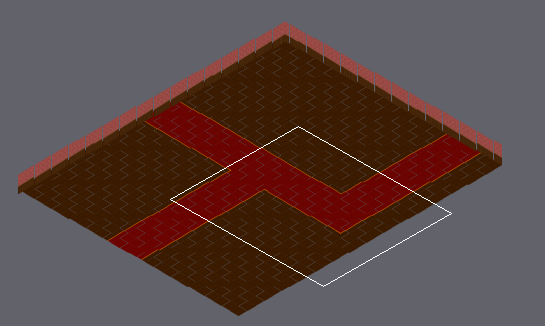
Two versions of a level (Tiled map (JSON), assets/tiledmap/Levels/level8.json). Above: a wide view before the commit, with the close-up outlined.
Close-up. Before the commit:
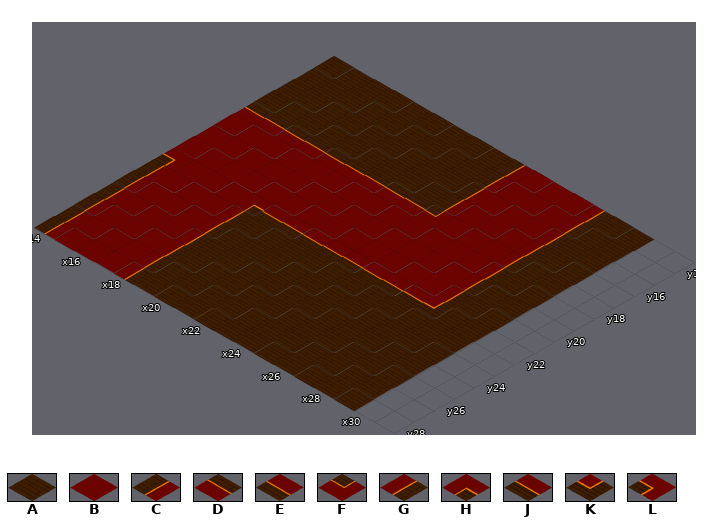
Cells are 182x104 px. Isometric: x runs down to the right, y down to the left. Shown: x 14..31, y 14..28. The commit also changed other parts of the map, which this record leaves out.
Key: from "floor": A 0, B 1, C 4, D 6, E 6 turned 180, F 7, G 8, H 9, J 10, K 11, L 13.
_ is an empty cell.
Layer "floor" before, first column x 14:
14 AAAAAAAAACBBBGAA__
15 AAAAAAAAACBBBGAA__
16 AAAAAAAAACBBBGAA__
17 AAAAAAAAACBBBGAA__
18 DDDDDDDDDFBBBGAA__
19 BBBBBBBBBBBBBGAA__
20 BBBBBBBBBBBBBGAA__
21 BBBBBBBBBBBBBGAA__
22 LBBBHEEEEEEEJKAA__
23 CBBBGAAAAAAAAAAA__
24 CBBBGAAAAAAAAAAA__
25 CBBBGAAAAAAAAAAA__
26 CBBBGAAAAAAAAAAA__
27 CBBBGAAAAAAAAAAA__
28 CBBBGAAAAAAAAAAA__
New version:
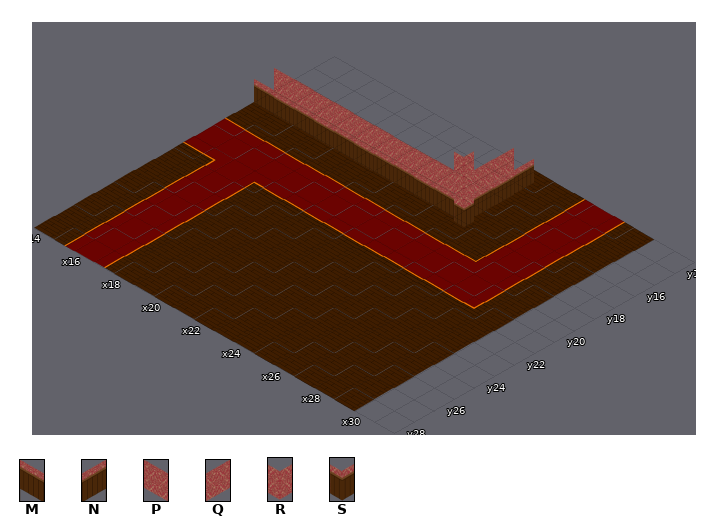
Further tiles: from "wall": M 1, N 1 flipped left-right, P 3, Q 3 flipped left-right; from "wall2": R 2, S 3.
From old to new:
Layer "floor":
y 14..16: x 14..28 AAAAAAAAACBBBGA -> __________AACBG
y 17: x 23..28 CBBBGA -> AAACBG
y 18: x 14..28 DDDDDDDDDFBBBGA -> AAAAAAAAAAAACBG
y 19: x 14..28 BBBBBBBBBBBBBGA -> DDDDDDDDDDDDFBG
y 20: x 27..28 GA -> BG
y 21: x 14..15 BB -> JL; x 17..28 BBBBBBBBBBGA -> HJJJJJJJJJJK
y 22: x 14..15 LB -> AC; x 17..27 BHEEEEEEEJK -> GAAAAAAAAAA
y 23..28: x 14..15 CB -> AC; x 17..18 BG -> GA
Layer "wall":
y 14: x 23..24 __ -> QN
y 15: x 22..24 ___ -> RQN
y 16: x 14..24 ___________ -> PPPPPPPPPRN
y 17: x 14..24 ___________ -> MMMMMMMMMMS
Changed places in both close-ups, as pixel boxes (x1, y1, x2, y2):
changed: (38, 56, 625, 318)
